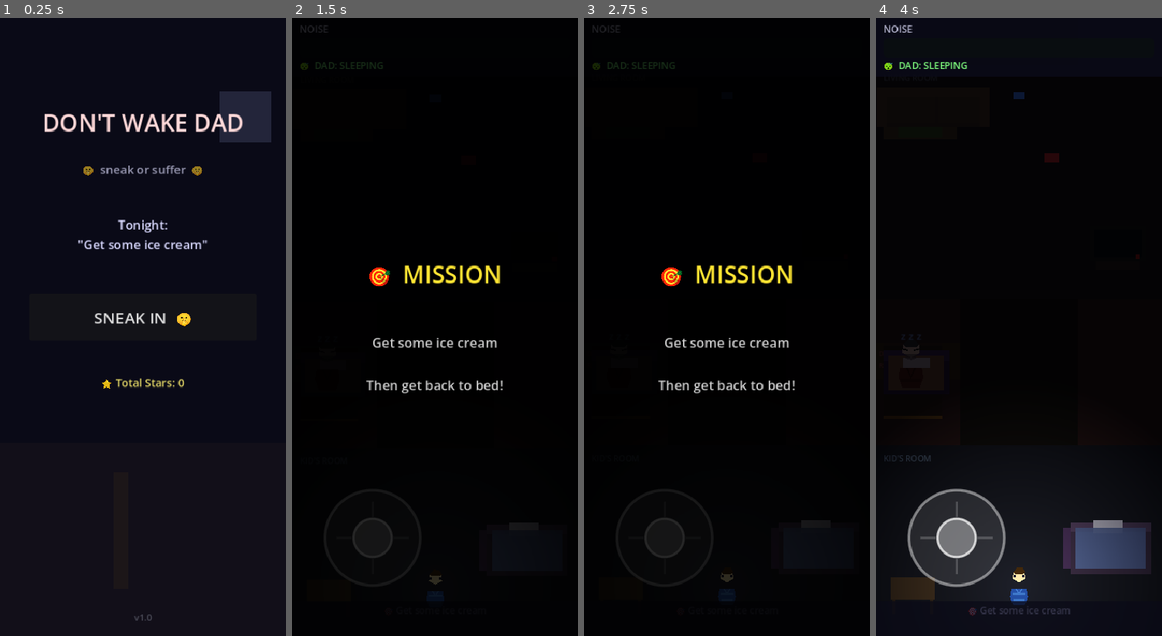
Above: before the commit, frames 1-4 (left to right).
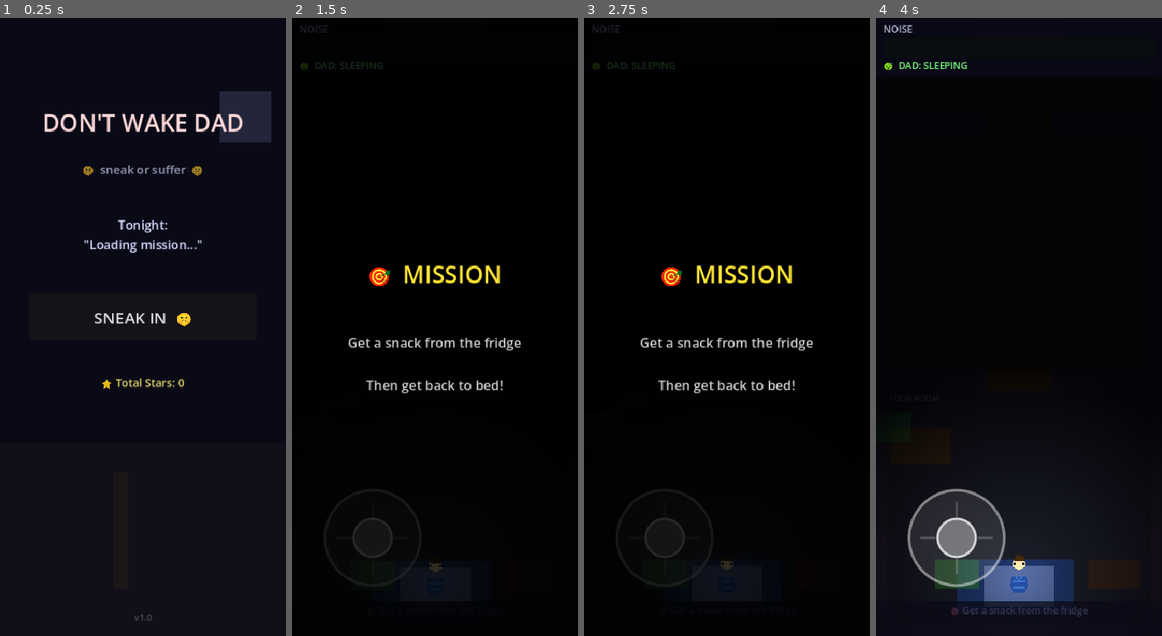
Above: after the commit, the same moments.

Repository: whitzytraiding-max/Game-idea
Game: Godot game, scene res://scenes/main_menu.tscn
Two runs of this game, one before a commit and one after it. Both use one fixed random seed, a clock stepped at 60 frames per second and the inputs below. Sound files missing from this copy of the repository are replaced by a short silence.
Inputs (mouse positions are in pixels of both pictures, inside the frame that each line leads up to):
- Up to frame 1 (0.25 s): no input
- Up to frame 2 (1.5 s): click "SNEAK IN 🤫" at 0.5 s; move the mouse to (497, 296) at 1.27 s; click (497, 296) at 1.42 s
- Up to frame 3 (2.75 s): tap Enter at 2 s; drag from (669, 357) to (727, 184) at 2.02 s
- Up to frame 4 (4 s): tap Space at 2.75 s; move the mouse to (1047, 191) at 2.77 s; click (1047, 191) at 2.92 s; tap Enter at 3.5 s; drag from (1004, 450) to (1053, 160) at 3.52 s

The runs differ from the first frame. In frame 1, 0.4% of the frame differs, in the area x 27-73%, y 35-38%; in frame 2, 0.7%; in frame 3, 0.7%; in frame 4, 6.8%, in the area x 2-97%, y 12-97%.
Error after the commit: Invalid access to property or key 'OBJECTIVES_L1' on a base object of type 'Node (GameManager.gd)'. (res://scripts/main_menu.gd:29)

Commit message:
Procedural house generation + scary voice + mission-room coupling
- Replace fixed level_1/level_2 scenes with HouseGenerator that builds
  the house layout in code each run — rooms stack vertically with proper
  doorways connecting them
- Each objective is tied to a room type (kitchen/living_room/bathroom);
  the generator guarantees the required room always exists
- Number of middle rooms scales with runs played (2→5) for difficulty
- Dad voice now routes through a DadVoice audio bus with pitch 0.60
  and reverb, making it deep and menacing instead of funny

Co-Authored-By: Claude Sonnet 4.6 <noreply@anthropic.com>

Diff:
--- a/dont-wake-dad/autoload/GameManager.gd
+++ b/dont-wake-dad/autoload/GameManager.gd
@@ -10,32 +10,25 @@
 const SCENE_WIN       := "res://scenes/win_screen.tscn"
 const SCENE_LOSE      := "res://scenes/lose_screen.tscn"
 
-# Kitchen objectives — match level 1's fridge objective
-const OBJECTIVES_L1: Array = [
-	"Get a snack from the kitchen",
-	"Get a glass of water",
-	"Check the fridge at midnight",
-	"Grab some leftovers",
-	"Get some ice cream",
-]
-
-# Living room objectives — match level 2's TV remote
-const OBJECTIVES_L2: Array = [
-	"Steal the TV remote",
-	"Rescue your Nintendo Switch",
-	"Get your phone charger",
-	"Grab your headphones",
-]
-
-const LEVEL_SCENES: Array = [
-	"res://levels/level_1.tscn",
-	"res://levels/level_2.tscn",
+# Each objective maps to the room type where the item lives
+const OBJECTIVES: Array = [
+	{"text": "Get a glass of water",        "room": "kitchen"},
+	{"text": "Get a snack from the fridge", "room": "kitchen"},
+	{"text": "Grab some ice cream",         "room": "kitchen"},
+	{"text": "Grab some leftovers",         "room": "kitchen"},
+	{"text": "Check the fridge at midnight","room": "kitchen"},
+	{"text": "Steal the TV remote",         "room": "living_room"},
+	{"text": "Rescue your Nintendo Switch", "room": "living_room"},
+	{"text": "Get your phone charger",      "room": "living_room"},
+	{"text": "Grab your headphones",        "room": "living_room"},
+	{"text": "Go to the bathroom",          "room": "bathroom"},
+	{"text": "Grab some toilet paper",      "room": "bathroom"},
 ]
 
 var current_run: int = 0
 var total_stars: int = 0
 var current_objective: String = ""
-var current_level_index: int = 0
+var current_required_room: String = ""
 var revives_used_this_run: int = 0
 var last_completion_pct: float = 0.0
 var last_stars: int = 0
@@ -48,9 +41,9 @@
 	phase = 0
 	current_run += 1
 	revives_used_this_run = 0
-	# Pick objective pool matching current level
-	var pool: Array = OBJECTIVES_L1 if current_level_index == 0 else OBJECTIVES_L2
-	current_objective = pool[randi() % pool.size()]
+	var chosen: Dictionary = OBJECTIVES[randi() % OBJECTIVES.size()]
+	current_objective = chosen["text"]
+	current_required_room = chosen["room"]
 	DifficultyManager.update_for_run(current_run)
 	NoiseMeter.decay_rate = DifficultyManager.config.noise_decay_rate
 	NoiseMeter.activate()
@@ -104,12 +97,6 @@
 func go_to_game() -> void:
 	get_tree().change_scene_to_file(SCENE_GAME)
 
-func get_current_level_scene() -> String:
-	return LEVEL_SCENES[current_level_index % LEVEL_SCENES.size()]
-
-func advance_level() -> void:
-	current_level_index = (current_level_index + 1) % LEVEL_SCENES.size()
-
 func _calculate_stars(peak_noise: float) -> int:
 	if peak_noise < 30.0:
 		return 3
--- a/dont-wake-dad/scripts/dad.gd
+++ b/dont-wake-dad/scripts/dad.gd
@@ -35,21 +35,43 @@
 	_catch_area.body_entered.connect(_on_catch_area_body_entered)
 	if _eye_glow:
 		_eye_glow.enabled = false
+	_setup_voice_bus()
 	_load_audio()
 	if _snore_audio and _snore_audio.stream:
 		_snore_audio.play()
+
+func _setup_voice_bus() -> void:
+	if AudioServer.get_bus_index("DadVoice") != -1:
+		return
+	AudioServer.add_bus()
+	var idx: int = AudioServer.get_bus_count() - 1
+	AudioServer.set_bus_name(idx, "DadVoice")
+	AudioServer.set_bus_send(idx, "Master")
+	# Deep reverb — small room echo makes it feel close and threatening
+	var reverb := AudioEffectReverb.new()
+	reverb.room_size = 0.55
+	reverb.damping = 0.55
+	reverb.wet = 0.30
+	reverb.dry = 0.85
+	AudioServer.add_bus_effect(idx, reverb)
 
 func _load_audio() -> void:
 	var snore: Resource = load("res://audio/dad/dad_snore.wav")
 	if snore and _snore_audio:
 		_snore_audio.stream = snore
+		_snore_audio.pitch_scale = 0.62
+		_snore_audio.bus = "DadVoice"
 		_snore_audio.finished.connect(_on_snore_finished)
 	var yell: Resource = load("res://audio/dad/dad_got_you.wav")
 	if yell and _yell_audio:
 		_yell_audio.stream = yell
+		_yell_audio.pitch_scale = 0.60
+		_yell_audio.bus = "DadVoice"
 	var step: Resource = load("res://audio/dad/dad_footstep.wav")
 	if step and _footstep_audio:
 		_footstep_audio.stream = step
+		_footstep_audio.pitch_scale = 0.80
+		_footstep_audio.bus = "DadVoice"
 
 func _on_snore_finished() -> void:
 	if (state == State.SLEEPING or state == State.STIRRING) and _snore_audio:
@@ -62,6 +84,8 @@
 	var p := AudioStreamPlayer.new()
 	p.stream = s
 	p.volume_db = vol
+	p.pitch_scale = 0.60
+	p.bus = "DadVoice"
 	add_child(p)
 	p.play()
 	p.finished.connect(p.queue_free)
--- a/dont-wake-dad/scripts/game.gd
+++ b/dont-wake-dad/scripts/game.gd
@@ -94,20 +94,16 @@
 		)
 
 func _load_level() -> void:
-	var level_scene: Resource = load(GameManager.get_current_level_scene())
-	if level_scene:
-		_current_level = level_scene.instantiate()
-		_level_container.add_child(_current_level)
-		# Randomize obstacle layout before positioning entities
-		var randomizer := preload("res://scripts/level_randomizer.gd").new()
-		randomizer.randomize_level(_current_level)
-		randomizer.free()
-		_position_entities()
-		_collect_hide_spots()
-		_collect_objectives()
-		# Snap camera directly to player on first frame — no lerp lag at start
-		_camera.global_position = _player.global_position
-		_clamp_camera()
+	# Number of middle rooms scales with runs played (2 min, 5 max)
+	var num_middle: int = clampi(2 + GameManager.current_run / 4, 2, 5)
+	var gen := preload("res://scripts/house_generator.gd").new()
+	_current_level = gen.generate(GameManager.current_required_room, num_middle)
+	_level_container.add_child(_current_level)
+	_position_entities()
+	_collect_hide_spots()
+	_collect_objectives()
+	_camera.global_position = _player.global_position
+	_clamp_camera()
 
 func _position_entities() -> void:
 	var player_start: Node = _current_level.get_node_or_null("PlayerStart")
--- /dev/null
+++ b/dont-wake-dad/scripts/house_generator.gd
@@ -0,0 +1,276 @@
+extends RefCounted
+
+const ROOM_W: float = 390.0
+const ROOM_H: float = 350.0
+const WALL_T: float = 14.0
+const DOOR_W: float = 90.0
+const DOOR_X: float = (ROOM_W - DOOR_W) * 0.5   # 150.0
+
+const WALL_COLOR  := Color(0.14, 0.11, 0.18, 1.0)
+const DOOR_COLOR  := Color(0.20, 0.14, 0.08, 1.0)
+
+const ALL_MIDDLE: Array = ["kitchen", "living_room", "bathroom"]
+
+# ── Entry point ─────────────────────────────────────────────────────────────
+
+func generate(required_room: String, num_middle: int) -> Node2D:
+	num_middle = clampi(num_middle, 2, 5)
+
+	# Build middle room list — required room always present
+	var middle: Array = [required_room]
+	var pool: Array = []
+	for r in ALL_MIDDLE:
+		if r != required_room:
+			pool.append(r)
+	pool.shuffle()
+	for i in range(min(num_middle - 1, pool.size())):
+		middle.append(pool[i])
+	middle.shuffle()
+
+	# Layout: dad at top (y=0), kid at bottom
+	var rooms: Array = ["dads_room"] + middle + ["kids_room"]
+	var total_h: float = rooms.size() * ROOM_H
+
+	var root := Node2D.new()
+	root.name = "GeneratedHouse"
+
+	# Full dark background (required by game.gd camera clamp via .size.y)
+	var bg := ColorRect.new()
+	bg.name = "Background"
+	bg.size = Vector2(ROOM_W, total_h)
+	bg.color = Color(0.06, 0.06, 0.12, 1.0)
+	root.add_child(bg)
+
+	for i in range(rooms.size()):
+		var rtype: String = rooms[i]
+		var y_off: float = float(i) * ROOM_H
+		var north_door: bool = (i > 0)
+		var south_door: bool = (i < rooms.size() - 1)
+		var is_obj: bool = (rtype == required_room)
+		_build_room(root, rtype, y_off, north_door, south_door, is_obj)
+
+	# PlayerStart — lower portion of kid's room
+	var ps := Node2D.new()
+	ps.name = "PlayerStart"
+	ps.position = Vector2(ROOM_W * 0.5, float(rooms.size() - 1) * ROOM_H + ROOM_H * 0.78)
+	root.add_child(ps)
+
+	# DadStart — upper portion of dad's room
+	var ds := Node2D.new()
+	ds.name = "DadStart"
+	ds.position = Vector2(ROOM_W * 0.3, ROOM_H * 0.32)
+	root.add_child(ds)
+
+	return root
+
+# ── Room builder ─────────────────────────────────────────────────────────────
+
+func _build_room(root: Node2D, rtype: String, y_off: float, north_door: bool, south_door: bool, is_obj: bool) -> void:
+	var c := Node2D.new()
+	c.name = rtype
+	c.position = Vector2(0.0, y_off)
+	root.add_child(c)
+
+	# Floor
+	var floor := ColorRect.new()
+	floor.size = Vector2(ROOM_W, ROOM_H)
+	floor.color = _floor_color(rtype)
+	c.add_child(floor)
+
+	# Room name label
+	var lbl := Label.new()
+	lbl.text = _room_label(rtype)
+	lbl.position = Vector2(WALL_T + 4.0, WALL_T + 4.0)
+	lbl.add_theme_font_size_override("font_size", 11)
+	lbl.modulate = Color(0.55, 0.55, 0.6, 0.75)
+	c.add_child(lbl)
+
+	# Walls
+	_north_wall(c, north_door)
+	_south_wall(c, south_door)
+	# Side walls (avoid corner overlap)
+	_wall_rect(c, 0.0, WALL_T, WALL_T, ROOM_H - WALL_T * 2.0)
+	_wall_rect(c, ROOM_W - WALL_T, WALL_T, WALL_T, ROOM_H - WALL_T * 2.0)
+
+	# Furniture + entities
+	_room_content(c, rtype, is_obj)
+
+# ── Wall helpers ─────────────────────────────────────────────────────────────
+
+func _north_wall(c: Node2D, has_door: bool) -> void:
+	if has_door:
+		_wall_rect(c, 0.0, 0.0, DOOR_X, WALL_T)
+		_wall_rect(c, DOOR_X + DOOR_W, 0.0, ROOM_W - DOOR_X - DOOR_W, WALL_T)
+		_color_rect(c, DOOR_X, 0.0, DOOR_W, WALL_T, DOOR_COLOR)
+	else:
+		_wall_rect(c, 0.0, 0.0, ROOM_W, WALL_T)
+
+func _south_wall(c: Node2D, has_door: bool) -> void:
+	var y: float = ROOM_H - WALL_T
+	if has_door:
+		_wall_rect(c, 0.0, y, DOOR_X, WALL_T)
+		_wall_rect(c, DOOR_X + DOOR_W, y, ROOM_W - DOOR_X - DOOR_W, WALL_T)
+		_color_rect(c, DOOR_X, y, DOOR_W, WALL_T, DOOR_COLOR)
+	else:
+		_wall_rect(c, 0.0, y, ROOM_W, WALL_T)
+
+func _wall_rect(parent: Node2D, x: float, y: float, w: float, h: float) -> void:
+	var body := StaticBody2D.new()
+	body.position = Vector2(x, y)
+
+	var cs := CollisionShape2D.new()
+	var rs := RectangleShape2D.new()
+	rs.size = Vector2(w, h)
+	cs.shape = rs
+	cs.position = Vector2(w * 0.5, h * 0.5)
+	body.add_child(cs)
+
+	var vis := ColorRect.new()
+	vis.size = Vector2(w, h)
+	vis.color = WALL_COLOR
+	body.add_child(vis)
+
+	parent.add_child(body)
+
+# Visual-only colored rect (no collision)
+func _color_rect(parent: Node2D, x: float, y: float, w: float, h: float, col: Color) -> void:
+	var cr := ColorRect.new()
+	cr.position = Vector2(x, y)
+	cr.size = Vector2(w, h)
+	cr.color = col
+	parent.add_child(cr)
+
+# ── Room content ─────────────────────────────────────────────────────────────
+
+func _room_content(c: Node2D, rtype: String, is_obj: bool) -> void:
+	match rtype:
+		"dads_room":
+			_color_rect(c, 120.0, 55.0, 150.0, 80.0, Color(0.28, 0.10, 0.10, 1.0))   # bed
+			_color_rect(c, 280.0, 55.0, 50.0, 40.0, Color(0.18, 0.12, 0.10, 1.0))    # nightstand
+			_add_hide_spot(c, Vector2(280.0, 160.0), "wardrobe")
+			# No objective here
+
+		"kids_room":
+			_color_rect(c, 110.0, ROOM_H - 105.0, 160.0, 75.0, Color(0.10, 0.18, 0.38, 1.0))  # bed
+			_color_rect(c, 290.0, ROOM_H - 105.0, 70.0, 40.0, Color(0.18, 0.12, 0.10, 1.0))   # nightstand
+			_color_rect(c, 18.0, 65.0, 85.0, 50.0, Color(0.20, 0.14, 0.08, 1.0))               # desk
+			_add_hide_spot(c, Vector2(110.0, ROOM_H - 85.0), "under bed")
+			_add_hide_spot(c, Vector2(18.0, 65.0), "under desk")
+			_add_bed_return(c)
+			# No item objective here
+
+		"kitchen":
+			# Counter along top
+			_color_rect(c, WALL_T, WALL_T, 260.0, 50.0, Color(0.22, 0.20, 0.16, 1.0))
+			# Fridge (mission target area)
+			_color_rect(c, 300.0, WALL_T, 76.0, 110.0, Color(0.42, 0.44, 0.46, 1.0))
+			# Table
+			_color_rect(c, 130.0, 170.0, 130.0, 70.0, Color(0.20, 0.16, 0.10, 1.0))
+			_add_hide_spot(c, Vector2(WALL_T + 4.0, 80.0), "under counter")
+			_add_hide_spot(c, Vector2(130.0, 175.0), "under table")
+			if is_obj:
+				_add_objective(c, Vector2(338.0, WALL_T + 60.0))
+
+		"living_room":
+			# Couch at bottom
+			_color_rect(c, 60.0, ROOM_H - 115.0, 270.0, 55.0, Color(0.22, 0.13, 0.30, 1.0))
+			# TV at top
+			_color_rect(c, 125.0, WALL_T + 10.0, 140.0, 22.0, Color(0.05, 0.04, 0.08, 1.0))
+			_color_rect(c, 115.0, WALL_T + 32.0, 160.0, 18.0, Color(0.18, 0.14, 0.10, 1.0))  # TV stand
+			# Coffee table
+			_color_rect(c, 130.0, ROOM_H - 165.0, 130.0, 40.0, Color(0.18, 0.13, 0.08, 1.0))
+			_add_hide_spot(c, Vector2(60.0, ROOM_H - 110.0), "behind couch")
+			_add_hide_spot(c, Vector2(280.0, 100.0), "behind curtain")
+			if is_obj:
+				_add_objective(c, Vector2(195.0, WALL_T + 18.0))
+
+		"bathroom":
+			# Bathtub along top
+			_color_rect(c, 200.0, WALL_T + 6.0, 165.0, 85.0, Color(0.55, 0.60, 0.65, 1.0))
+			# Toilet
+			_color_rect(c, WALL_T + 4.0, WALL_T + 6.0, 45.0, 60.0, Color(0.78, 0.78, 0.80, 1.0))
+			# Sink
+			_color_rect(c, WALL_T + 4.0, WALL_T + 80.0, 40.0, 35.0, Color(0.68, 0.68, 0.72, 1.0))
+			_add_hide_spot(c, Vector2(200.0, WALL_T + 10.0), "in bathtub")
+			_add_hide_spot(c, Vector2(WALL_T + 4.0, 170.0), "behind door")
+			if is_obj:
+				_add_objective(c, Vector2(WALL_T + 26.0, WALL_T + 36.0))
+
+# ── Entity spawners ──────────────────────────────────────────────────────────
+
+func _add_hide_spot(parent: Node2D, pos: Vector2, spot_name: String) -> void:
+	var scene: PackedScene = load("res://entities/hide_spot.tscn")
+	if not scene:
+		return
+	var hs: Area2D = scene.instantiate()
+	hs.position = pos
+	if hs.get("spot_name") != null:
+		hs.spot_name = spot_name
+	parent.add_child(hs)
+
+func _add_objective(parent: Node2D, pos: Vector2) -> void:
+	var scene: PackedScene = load("res://entities/objective.tscn")
+	if not scene:
+		return
+	var obj: Area2D = scene.instantiate()
+	obj.position = pos
+	parent.add_child(obj)
+
+func _add_bed_return(parent: Node2D) -> void:
+	var bed_script: Script = load("res://scripts/bed_return.gd")
+	if not bed_script:
+		return
+
+	var area := Area2D.new()
+	area.name = "BedReturn"
+	area.set_script(bed_script)
+	area.position = Vector2(ROOM_W * 0.5, ROOM_H - 68.0)
+	area.collision_layer = 0
+	area.collision_mask = 1
+
+	# Visual polygon matching original level
+	var vis := Polygon2D.new()
+	vis.name = "Visual"
+	vis.polygon = PackedVector2Array([
+		Vector2(-48, -28), Vector2(48, -28), Vector2(48, 28), Vector2(-48, 28)
+	])
+	vis.color = Color(0.3, 0.38, 0.6, 0.9)
+	area.add_child(vis)
+
+	var cs := CollisionShape2D.new()
+	cs.name = "CollisionShape2D"
+	var rs := RectangleShape2D.new()
+	rs.size = Vector2(96, 56)
+	cs.shape = rs
+	area.add_child(cs)
+
+	var lbl := Label.new()
+	lbl.name = "PromptLabel"
+	lbl.text = "TAP TO SLEEP 🛏️"
+	lbl.position = Vector2(-48, -52)
+	lbl.visible = false
+	lbl.add_theme_font_size_override("font_size", 13)
+	lbl.modulate = Color(1.0, 0.9, 0.2, 1.0)
+	area.add_child(lbl)
+
+	parent.add_child(area)
+
+# ── Room data helpers ────────────────────────────────────────────────────────
+
+func _floor_color(rtype: String) -> Color:
+	match rtype:
+		"dads_room":    return Color(0.11, 0.08, 0.10, 1.0)
+		"kids_room":    return Color(0.09, 0.10, 0.15, 1.0)
+		"kitchen":      return Color(0.10, 0.12, 0.09, 1.0)
+		"living_room":  return Color(0.11, 0.09, 0.13, 1.0)
+		"bathroom":     return Color(0.08, 0.11, 0.13, 1.0)
+	return Color(0.10, 0.10, 0.12, 1.0)
+
+func _room_label(rtype: String) -> String:
+	match rtype:
+		"dads_room":    return "DAD'S ROOM"
+		"kids_room":    return "YOUR ROOM"
+		"kitchen":      return "KITCHEN"
+		"living_room":  return "LIVING ROOM"
+		"bathroom":     return "BATHROOM"
+	return rtype.to_upper()
